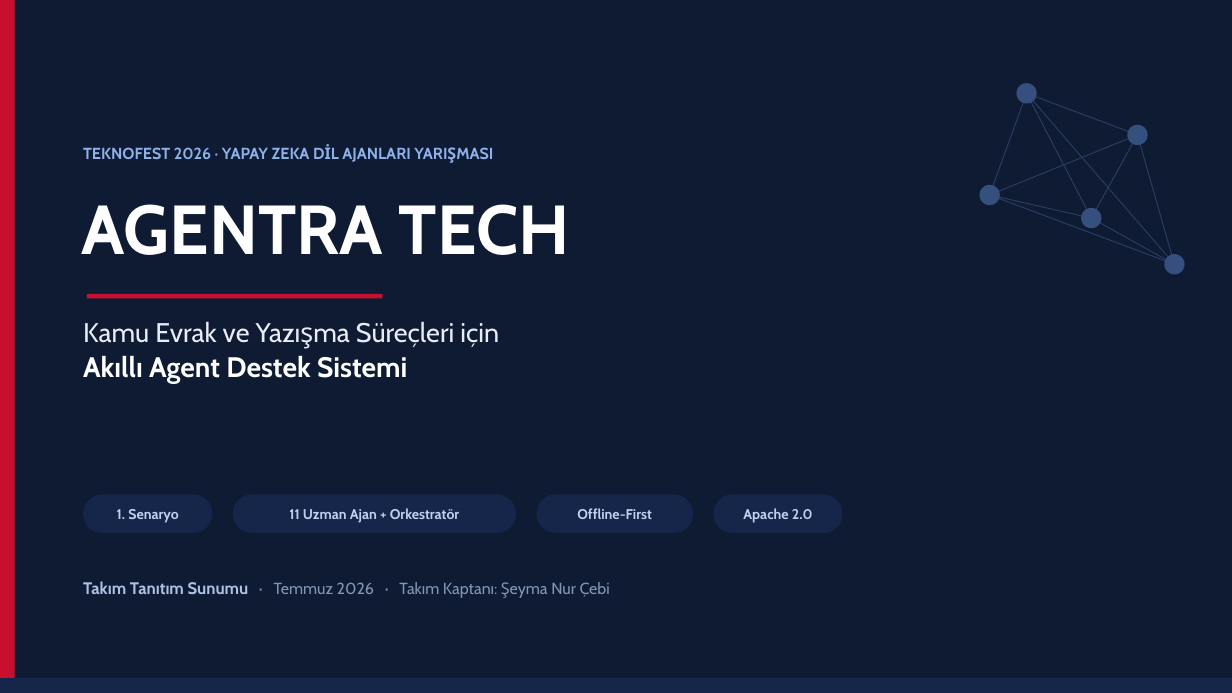
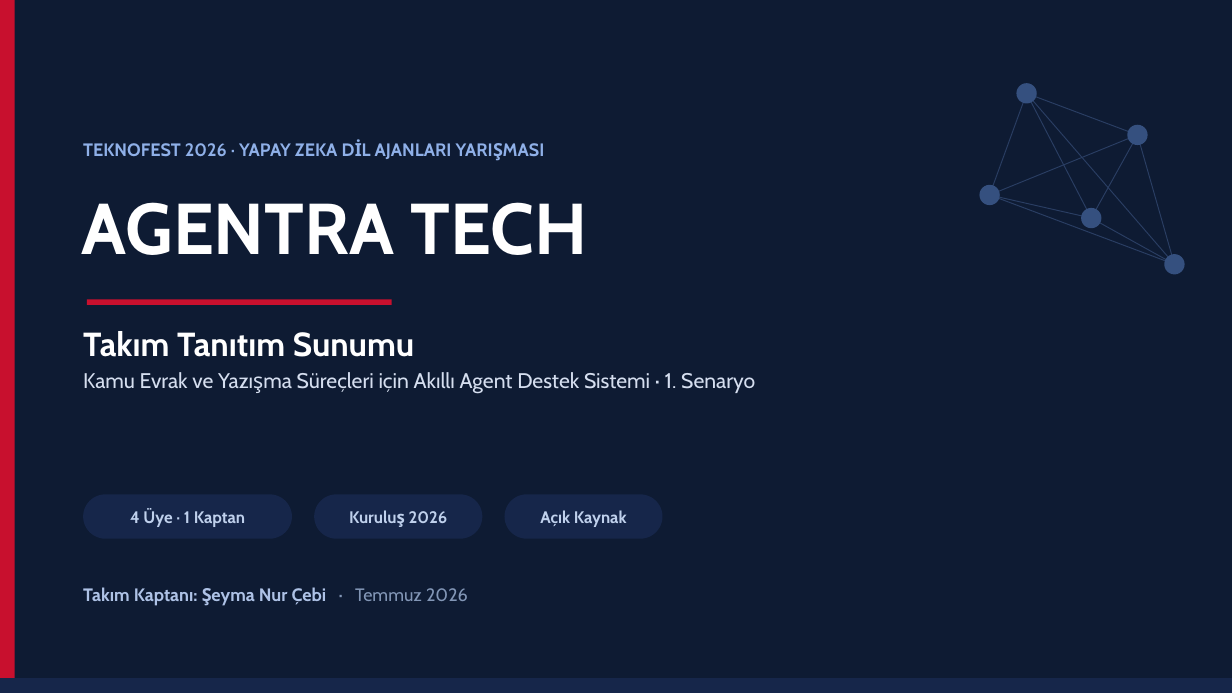
Before and after one commit to msgxr/teknofest-2026-kamu-evrak-akilli-ajan, a slide deck: slide 1 of presentations/Agentra_Tech_Takim_Tanitim_Sunum_yeni.pptx. Drawn at 1232x693 pixels with LibreOffice and Linux fonts; fonts in the diff are those of the drawing. Boxes give left, top, right and bottom in pixels: in the first picture for what was removed or moved away, otherwise in the second. Text is boxed around its words. In the diff, an @@ line names an element or a change of style, - is before the commit and + after.

```diff
--- a/presentations/Agentra_Tech_Takim_Tanitim_Sunum_yeni.pptx
+++ b/presentations/Agentra_Tech_Takim_Tanitim_Sunum_yeni.pptx
@@ text "TEKNOFEST 2026 · YAPAY ZEKA ..." at (83,143,452,159): size 12.5 to 14 pt @@
@@ text "AGENTRA TECH" at (81,202,588,255): size 54 to 56 pt @@
@@ rectangle: place and size @@
-rectangle at (87,294,383,299)
+rectangle at (87,299,392,305)
@@ text at (83,331,755,394): text changed; size 21 to 16.5 pt; text colour #E7ECF6 to #D5DEEF @@
-Kamu Evrak ve Yazışma Süreçleri için
-Akıllı Agent Destek Sistemi
+Takım Tanıtım Sunumu
+Kamu Evrak ve Yazışma Süreçleri için Akıllı Agent Destek Sistemi · 1. Senaryo
@@ rounded rectangle "4 Üye · 1 Kaptan": place and size @@
-rounded rectangle "4 Üye · 1 Kaptan" at (83,494,213,533)
+rounded rectangle "4 Üye · 1 Kaptan" at (83,494,292,539)
@@ text in rounded rectangle at (130,509,245,527): text changed; size 11 to 13 pt @@
-1. Senaryo
+4 Üye · 1 Kaptan
@@ rounded rectangle "Kuruluş 2026": place and size @@
-rounded rectangle "Kuruluş 2026" at (233,494,517,533)
+rounded rectangle "Kuruluş 2026" at (314,494,482,539)
@@ rounded rectangle "Açık Kaynak": place and size @@
-rounded rectangle "Açık Kaynak" at (537,494,693,533)
+rounded rectangle "Açık Kaynak" at (505,494,663,539)
@@ rounded rectangle removed at (714,494,843,533) @@
-Apache 2.0
@@ text in rounded rectangle at (409,511,448,523): text changed; size 11 to 13 pt @@
-11 Uzman Ajan + Orkestratör
+Kuruluş 2026
@@ text in rounded rectangle at (540,510,627,527): text changed; size 11 to 13 pt @@
-Offline-First
+Açık Kaynak
@@ text at (83,587,468,606): text changed; size 12.5 to 14 pt; text colour #8296B6 to #AEC2E6; bold on @@
-Takım Tanıtım Sunumu · Temmuz 2026 · Takım Kaptanı: Şeyma Nur Çebi
+Takım Kaptanı: Şeyma Nur Çebi · Temmuz 2026
```
Also in this commit, not shown: 8 other slides changed, 2 slides added, 4 slides removed, 2 other files.
